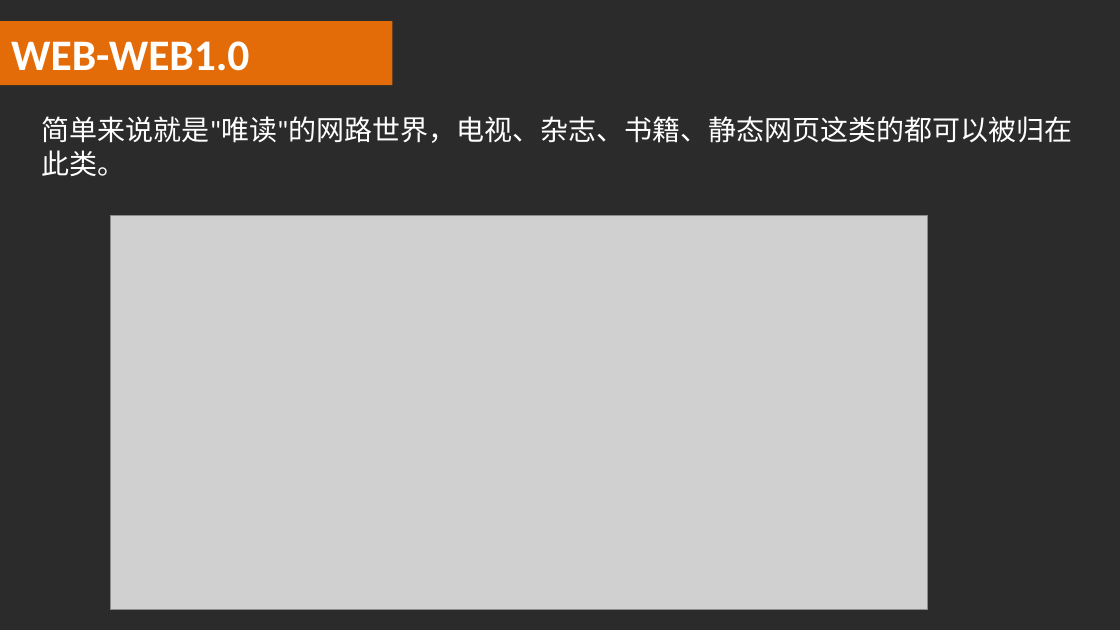
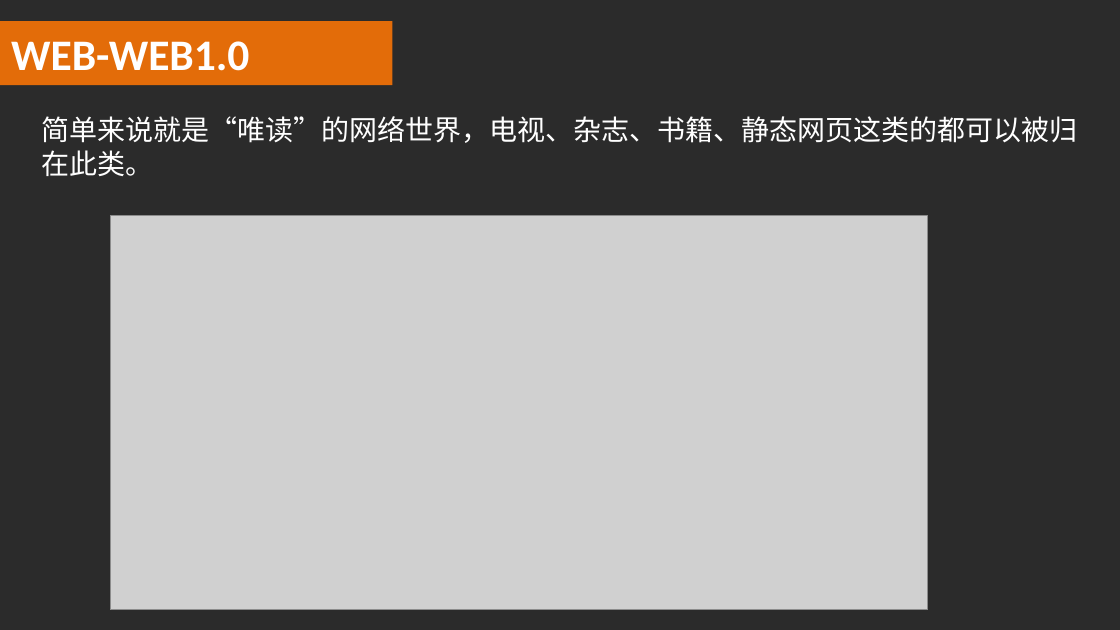
Before and after one commit to luke93h/git-blog, a slide deck: slide 25 of src/大前端简介.pptx. Drawn at 1120x630 pixels with LibreOffice and Linux fonts; fonts in the diff are those of the drawing; grey boxes stand for pictures; background and template pictures are left out; a plain dark background stands for a picture behind light text. Boxes give left, top, right and bottom in pixels: in the first picture for what was removed or moved away, otherwise in the second. Text is boxed around its words. In the diff, an @@ line names an element or a change of style, - is before the commit and + after.

```diff
--- a/src/大前端简介.pptx
+++ b/src/大前端简介.pptx
@@ text at (42, 116, 1078, 176): text changed @@
-简单来说就是"唯读"的网路世界，电视、杂志、书籍、静态网页这类的都可以被归在此类。
+简单来说就是“唯读”的网络世界，电视、杂志、书籍、静态网页这类的都可以被归在此类。
```
Also in this commit, not shown: 4 other slides changed, 1 other file.
